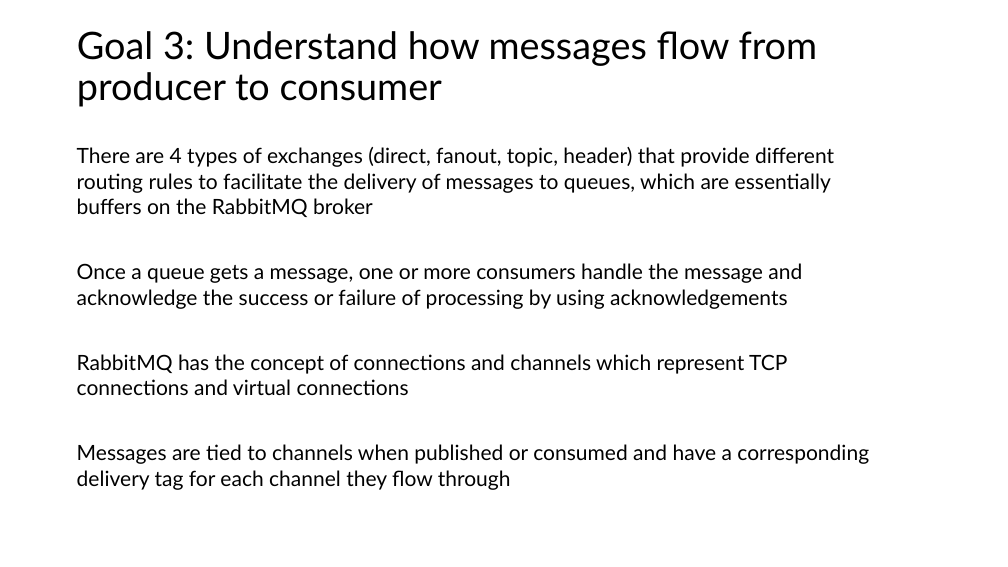
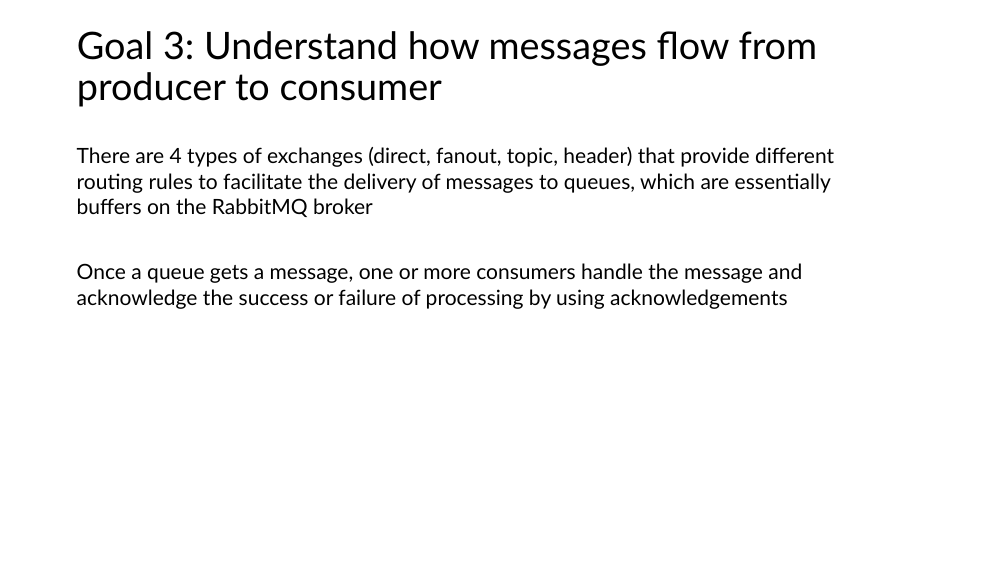
Before and after one commit to roblappcoupa/rabbitmq-presentation, a slide deck: slide 28 of Docs/RabbitMQ.pptx. Drawn at 1008x567 pixels with LibreOffice and Linux fonts; fonts in the diff are those of the drawing. Boxes give left, top, right and bottom in pixels: in the first picture for what was removed or moved away, otherwise in the second. Text is boxed around its words. In the diff, an @@ line names an element or a change of style, - is before the commit and + after.

```diff
--- a/Docs/RabbitMQ.pptx
+++ b/Docs/RabbitMQ.pptx
@@ text removed at <box>77,354,787,395</box> @@
-RabbitMQ has the concept of connections and channels which represent TCP connections and virtual connections
@@ text removed at <box>77,444,869,490</box> @@
-Messages are tied to channels when published or consumed and have a corresponding delivery tag for each channel they flow through
```
Also in this commit, not shown: 6 other slides changed, 11 other files.
